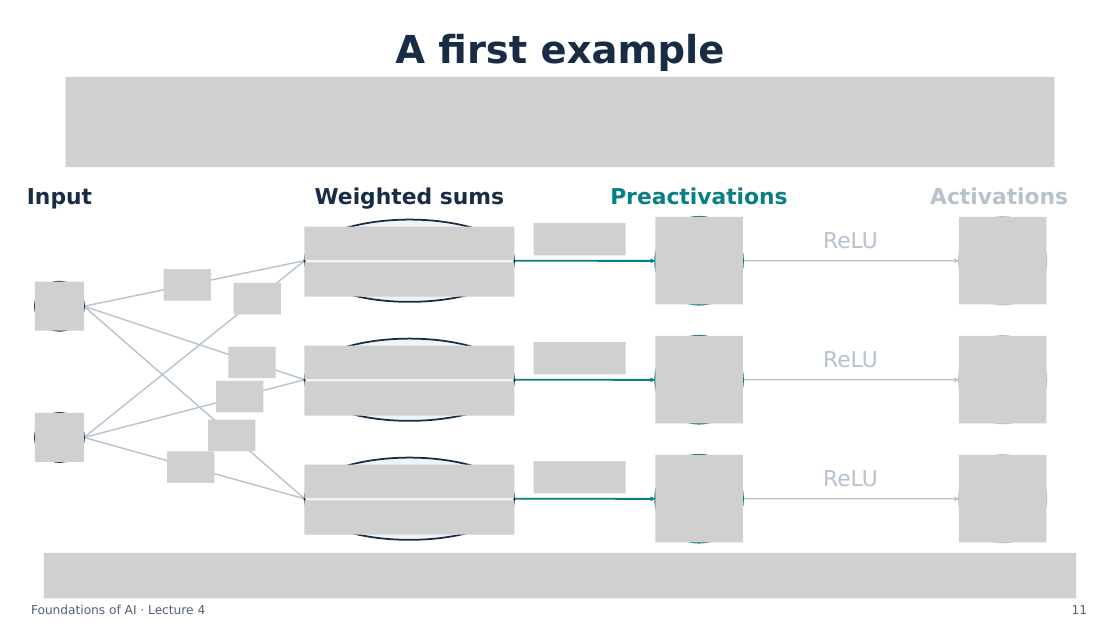
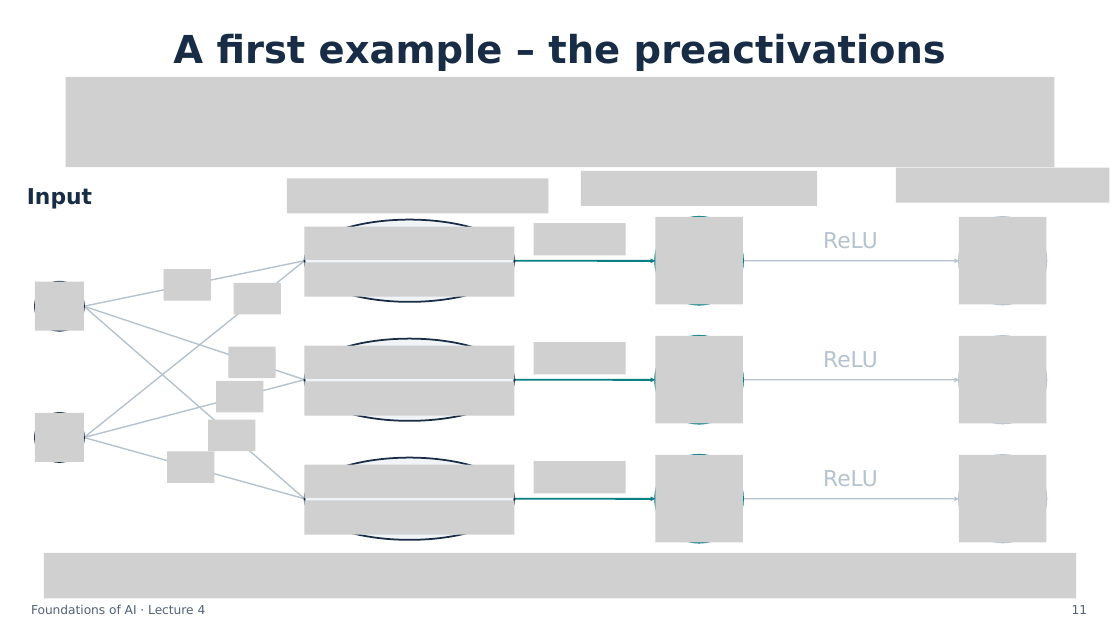
Before and after one commit to semtm0051/2026_27, a slide deck: slide 11 of Week_04/Slides/Week_04 - Slides.pptx. Drawn at 1120x630 pixels with LibreOffice and Linux fonts; fonts in the diff are those of the drawing; grey boxes stand for pictures. Boxes give left, top, right and bottom in pixels: in the first picture for what was removed or moved away, otherwise in the second. Text is boxed around its words. In the diff, an @@ line names an element or a change of style, - is before the commit and + after.

```diff
--- a/Week_04/Slides/Week_04 - Slides.pptx
+++ b/Week_04/Slides/Week_04 - Slides.pptx
@@ text at (x1=173, y1=33, x2=946, y2=71): text changed @@
-A first example
+A first example – the preactivations
@@ picture added at (x1=287, y1=178, x2=549, y2=213) @@
@@ picture added at (x1=581, y1=171, x2=818, y2=207) @@
@@ picture added at (x1=897, y1=168, x2=1110, y2=203) @@
@@ text removed at (x1=315, y1=187, x2=504, y2=209) @@
-Weighted sums
@@ text removed at (x1=610, y1=187, x2=787, y2=205) @@
-Preactivations
@@ text removed at (x1=930, y1=187, x2=1068, y2=204) @@
-Activations
```
Also in this commit, not shown: 11 other slides changed, 1 other file.
